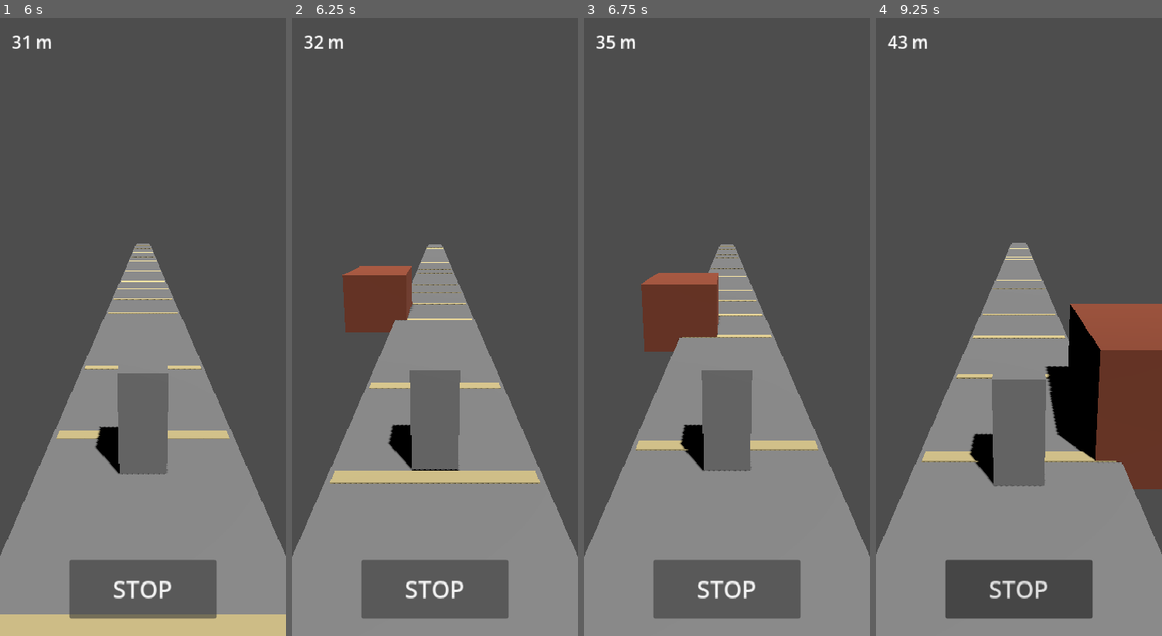
Above: before the commit, frames 1-4 (left to right).
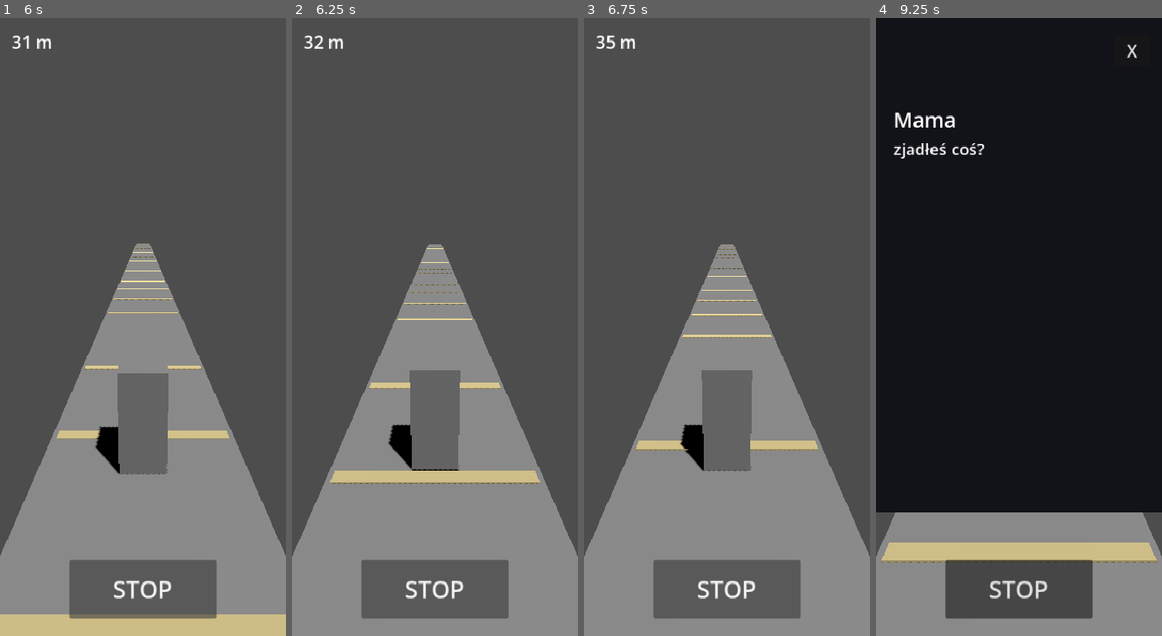
Above: after the commit, the same moments.

Repository: dzieciol-kamil/distracted
Game: Godot game, scene res://scenes/ui/main_menu.tscn
Same seed, same stepped clock (60 frames per second), same inputs: the game is played once before the commit and once after it.
Inputs (mouse positions are in pixels of both pictures, inside the frame that each line leads up to):
- Up to frame 1 (6 s): click "Start" at 0.5 s; click "STOP" at 1.25 s; click "STOP" at 2 s; click "STOP" at 2.75 s; hold E (check_phone) 3.53-4.28 s; tap Space (stop) at 4.35, 5.85 s; hold E (check_phone) 5.03-5.78 s
- Up to frame 2 (6.25 s): no input
- Up to frame 3 (6.75 s): hold E (check_phone) from 6.53 s (still down)
- Up to frame 4 (9.25 s): release E (check_phone) at 7.28 s; tap Space (stop) at 7.35 s; hold E (check_phone) 8.03-8.75 s; click (904, 79) at 8.75 s, where only the run after the commit has a clickable "!"

Frame 1 is identical in both runs. In frame 2, 2.4% of the frame differs, in the area x 17-43%, y 40-51%; in frame 3, 3.0%; in frame 4, 83%, in the area x 0-100%, y 0-89%.
Error after the commit: Invalid access to property or key 'current_zone' on a base object of type 'Node (game_state.gd)'. (res://scripts/autoloads/hazard_spawner.gd:71)

Commit message:
refactor(hazards): HazardSpawner data-driven (weighted pool + random side)
Removed hardcoded TRACTOR_SCENE preload + per-spawn constants.
Now reads GameState.current_zone.hazard_pool (Array[HazardEntry])
with weighted pick. Per-HazardEntry spawn_lookahead. SPAWN_X bump
to ±3.5 (was -3.0) for big traktor margin. Random spawn side 50/50
— hazard's Hazard base infers _direction from sign(position.x).

GameState.current_zone is null until Task 7; guards prevent crash.

Co-Authored-By: Claude Sonnet 4.6 <noreply@anthropic.com>

Diff:
--- a/src/scripts/autoloads/hazard_spawner.gd
+++ b/src/scripts/autoloads/hazard_spawner.gd
@@ -3,12 +3,7 @@
 signal hazard_spawned(node: Node3D)
 signal hazard_cleared(node: Node3D)
 
-const TRACTOR_SCENE: PackedScene = preload("res://scenes/hazards/tractor.tscn")
-const SPAWN_INTERVAL_MIN: float = 25.0
-const SPAWN_INTERVAL_MAX: float = 40.0
-const SPAWN_LOOKAHEAD_MIN: float = 12.0
-const SPAWN_LOOKAHEAD_MAX: float = 15.0
-const SPAWN_X: float = -3.0
+const SPAWN_X_ABS: float = 3.5
 
 var _container: Node3D = null
 var _player: Node3D = null
@@ -34,23 +29,50 @@
 		return
 	if _container == null or _player == null:
 		return
+	if GameState.current_zone == null:
+		return
 	if GameState.distance >= _next_spawn_distance:
-		_spawn_tractor()
+		_spawn_hazard()
 		_schedule_next_spawn()
 
-func _spawn_tractor() -> void:
-	var tractor: Node3D = TRACTOR_SCENE.instantiate()
-	var lookahead: float = randf_range(SPAWN_LOOKAHEAD_MIN, SPAWN_LOOKAHEAD_MAX)
-	tractor.position = Vector3(SPAWN_X, 0.75, _player.global_position.z - lookahead)
-	_container.add_child(tractor)
-	tractor.cleared.connect(_on_tractor_cleared)
-	hazard_spawned.emit(tractor)
+func _spawn_hazard() -> void:
+	var entry = _pick_hazard_entry()
+	if entry == null or entry.scene == null:
+		return
+	var hazard: Node3D = entry.scene.instantiate()
+	var lookahead: float = randf_range(entry.spawn_lookahead_min, entry.spawn_lookahead_max)
+	var spawn_side: float = 1.0 if randf() < 0.5 else -1.0
+	hazard.position = Vector3(SPAWN_X_ABS * spawn_side, 0.75, _player.global_position.z - lookahead)
+	_container.add_child(hazard)
+	hazard.cleared.connect(_on_hazard_cleared)
+	hazard_spawned.emit(hazard)
 
-func _on_tractor_cleared(node: Node3D) -> void:
+func _pick_hazard_entry():
+	var pool = GameState.current_zone.hazard_pool
+	if pool.is_empty():
+		return null
+	var total: int = 0
+	for entry in pool:
+		total += entry.weight
+	if total <= 0:
+		return pool[0]
+	var roll: int = randi() % total
+	var acc: int = 0
+	for entry in pool:
+		acc += entry.weight
+		if roll < acc:
+			return entry
+	return pool[0]
+
+func _on_hazard_cleared(node: Node3D) -> void:
 	hazard_cleared.emit(node)
 
 func _schedule_next_spawn() -> void:
-	_next_spawn_distance = GameState.distance + randf_range(SPAWN_INTERVAL_MIN, SPAWN_INTERVAL_MAX)
+	if GameState.current_zone == null:
+		return
+	var zone = GameState.current_zone
+	var interval: float = randf_range(zone.spawn_interval_min, zone.spawn_interval_max)
+	_next_spawn_distance = GameState.distance + interval
 
 func _on_phase_changed(new_phase: GameState.GamePhase) -> void:
 	if new_phase == GameState.GamePhase.GAME_OVER:
